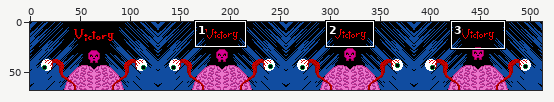
Sprite sheet -- data/textures/ui_art/victory_cutscene.png. The first picture is a wide view before the edit; the outline marks the close-up.
Close-up. Before the edit:
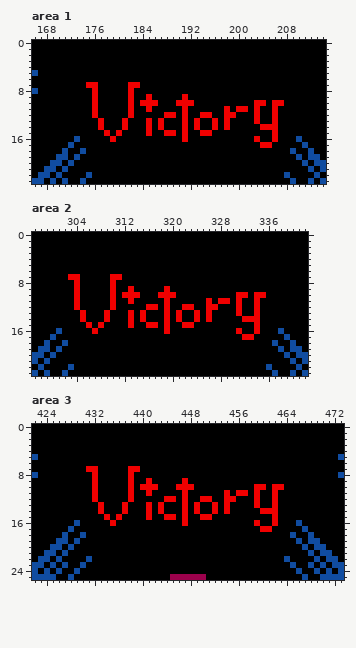
The file is 512x68 pixels. Shown: area 1: x 166..214, y 0..23; area 2: x 297..342, y 0..23; area 3: x 422..473, y 0..25. The commit also changed other parts of the picture, which this record leaves out.
New version:
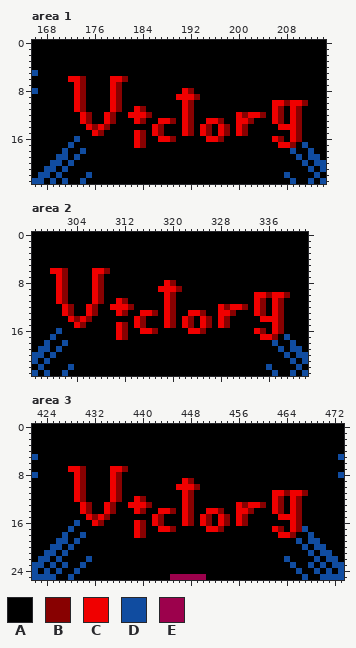
Palette (. is transparent): A #000000  B #880101  C #f00000  D #104ca0  E #9c014c
Diff:
--- area 1
@@ x 166..214 @@
  5 DAAAAAAAAAAAAAAAAAAAAAAAAAAAAAAAAAAAAAAAAAAAAAAAA
- 6 AAAAAAAAAAAAAAAAAAAAAAAAAAAAAAAAAAAAAAAAAAAAAAAAA
- 7 AAAAAAAAACCAAAAACCAAAAAAAAAAAAAAAAAAAAAAAAAAAAAAA
- 8 DAAAAAAAAACAAAAACAAAAAAAAAAAAAAAAAAAAAAAAAAAAAAAA
- 9 AAAAAAAAAACAAAAACAACAAAAACAAAAAAAAAAAAAAAAAAAAAAA
-10 AAAAAAAAAACAAAAACACCCAAACCCAAAAAAAAAACCACCAAAAAAA
-11 AAAAAAAAAACAAAAACAACAAAAACAAAAAACACCACAACAAAAAAAA
-12 AAAAAAAAAACAAAAACAAAAACCACAACCAACCAAACAACAAAAAAAA
-13 AAAAAAAAAAACAAACAAACACAAACACAACACAAAACAACAAAAAAAA
-14 AAAAAAAAAAACAAACAAACACAAACACAACACAAAAACCCAAAAAAAA
-15 AAAAAAAAAAAACACAAAACAACCACAACCAAAAAAAAAACAAAAAAAA
-16 AAAAAAADAAAAACAAAAAAAAAAACAAAAAAAAAAACAACAAADAAAA
-17 AAAAAADAAAAAAAAAAAAAAAAAAAAAAAAAAAAAAACCAAAAADAAA
+ 6 AAAAAACCBAAAACCBAAAAAAAAAAAAAAAAAAAAAAAAAAAAAAAAA
+ 7 AAAAAAACBAAAACBAAAAAAAAAAAAAAAAAAAAAAAAAAAAAAAAAA
+ 8 DAAAAAACBAAAACBAAAAAAAAAACBAAAAAAAAAAAAAAAAAAAAAA
+ 9 AAAAAAACBAAAACBAAAAAAAAACCCBAAAAAAAAAAAAAAAAAAAAA
+10 AAAAAAACBAAAACBAAAAAAAAAACBAAAAAAAAAAAAACCBCCBAAA
+11 AAAAAAACBAAAACBAACBAAAAAACBAAAAAAAAAAAAACBACBAAAA
+12 AAAAAAAACBAACBAACCCBAAAAACBAAAAAAACBCCBACBACBAAAA
+13 AAAAAAAACBAACBAAACBAACCBACBAACCBAACCBAAACBACBAAAA
+14 AAAAAAAAACBCBAAAAAAACBAAACBACBACBACBAAAAACCCBAAAA
+15 AAAAAAAAAACBAAAAACBACBAAACBACBACBACBAAAAAAACBAAAA
+16 AAAAAAADAAAAAAAAACBAACCBAAAAACCBAAAAAAAACBACBAAAA
+17 AAAAAADAAAAAAAAAACBAAAAAAAAAAAAAAAAAAAAAACCBADAAA
 18 AAAAADAADAAAAAAAAAAAAAAAAAAAAAAAAAAAAAAAAAADAADAA
--- area 2
@@ x 297..342 @@
  5 AAAAAAAAAAAAAAAAAAAAAAAAAAAAAAAAAAAAAAAAAAAAAA
- 6 AAAAAAAAAAAAAAAAAAAAAAAAAAAAAAAAAAAAAAAAAAAAAA
- 7 AAAAAACCAAAAACCAAAAAAAAAAAAAAAAAAAAAAAAAAAAAAA
- 8 AAAAAAACAAAAACAAAAAAAAAAAAAAAAAAAAAAAAAAAAAAAA
- 9 AAAAAAACAAAAACAACAAAAACAAAAAAAAAAAAAAAAAAAAAAA
-10 AAAAAAACAAAAACACCCAAACCCAAAAAAAAAACCACCAAAAAAA
-11 AAAAAAACAAAAACAACAAAAACAAAAAACACCACAACAAAAAAAA
-12 AAAAAAACAAAAACAAAAACCACAACCAACCAAACAACAAAAAAAA
-13 AAAAAAAACAAACAAACACAAACACAACACAAAACAACAAAAAAAA
-14 AAAAAAAACAAACAAACACAAACACAACACAAAAACCCAAAAAAAA
-15 AAAAAAAAACACAAAACAACCACAACCAAAAAAAAAACAAAAAAAA
-16 AAAADAAAAACAAAAAAAAAAACAAAAAAAAAAACAACAAADAAAA
-17 AAADAAAAAAAAAAAAAAAAAAAAAAAAAAAAAAACCAAAAADAAA
+ 6 AAACCBAAAACCBAAAAAAAAAAAAAAAAAAAAAAAAAAAAAAAAA
+ 7 AAAACBAAAACBAAAAAAAAAAAAAAAAAAAAAAAAAAAAAAAAAA
+ 8 AAAACBAAAACBAAAAAAAAAACBAAAAAAAAAAAAAAAAAAAAAA
+ 9 AAAACBAAAACBAAAAAAAAACCCBAAAAAAAAAAAAAAAAAAAAA
+10 AAAACBAAAACBAAAAAAAAAACBAAAAAAAAAAAAACCBCCBAAA
+11 AAAACBAAAACBAACBAAAAAACBAAAAAAAAAAAAACBACBAAAA
+12 AAAAACBAACBAACCCBAAAAACBAAAAAAACBCCBACBACBAAAA
+13 AAAAACBAACBAAACBAACCBACBAACCBAACCBAAACBACBAAAA
+14 AAAAAACBCBAAAAAAACBAAACBACBACBACBAAAAACCCBAAAA
+15 AAAAAAACBAAAAACBACBAAACBACBACBACBAAAAAAACBAAAA
+16 AAAADAAAAAAAAACBAACCBAAAAACCBAAAAAAAACBACBAAAA
+17 AAADAAAAAAAAAACBAAAAAAAAAAAAAAAAAAAAAACCBADAAA
 18 AADAADAAAAAAAAAAAAAAAAAAAAAAAAAAAAAAAAAADAADAA
--- area 3
@@ x 422..473 @@
  6 AAAAAAAAAAAAAAAAAAAAAAAAAAAAAAAAAAAAAAAAAAAAAAAAAAAA
- 7 AAAAAAAAACCAAAAACCAAAAAAAAAAAAAAAAAAAAAAAAAAAAAAAAAA
- 8 DAAAAAAAAACAAAAACAAAAAAAAAAAAAAAAAAAAAAAAAAAAAAAAAAD
- 9 AAAAAAAAAACAAAAACAACAAAAACAAAAAAAAAAAAAAAAAAAAAAAAAA
-10 AAAAAAAAAACAAAAACACCCAAACCCAAAAAAAAAACCACCAAAAAAAAAA
-11 AAAAAAAAAACAAAAACAACAAAAACAAAAAACACCACAACAAAAAAAAAAA
-12 AAAAAAAAAACAAAAACAAAAACCACAACCAACCAAACAACAAAAAAAAAAA
-13 AAAAAAAAAAACAAACAAACACAAACACAACACAAAACAACAAAAAAAAAAA
-14 AAAAAAAAAAACAAACAAACACAAACACAACACAAAAACCCAAAAAAAAAAA
-15 AAAAAAAAAAAACACAAAACAACCACAACCAAAAAAAAAACAAAAAAAAAAA
-16 AAAAAAADAAAAACAAAAAAAAAAACAAAAAAAAAAACAACAAADAAAAAAA
-17 AAAAAADAAAAAAAAAAAAAAAAAAAAAAAAAAAAAAACCAAAAADAAAAAA
-18 AAAAADAADAAAAAAAAAAAAAAAAAAAAAAAAAAAAAAAAAADAADAAAAA
+ 7 AAAAAACCBAAAACCBAAAAAAAAAAAAAAAAAAAAAAAAAAAAAAAAAAAA
+ 8 DAAAAAACBAAAACBAAAAAAAAAAAAAAAAAAAAAAAAAAAAAAAAAAAAD
+ 9 AAAAAAACBAAAACBAAAAAAAAAACBAAAAAAAAAAAAAAAAAAAAAAAAA
+10 AAAAAAACBAAAACBAAAAAAAAACCCBAAAAAAAAAAAAAAAAAAAAAAAA
+11 AAAAAAACBAAAACBAAAAAAAAAACBAAAAAAAAAAAAACCBCCBAAAAAA
+12 AAAAAAACBAAAACBAACBAAAAAACBAAAAAAAAAAAAACBACBAAAAAAA
+13 AAAAAAAACBAACBAACCCBAAAAACBAAAAAAACBCCBACBACBAAAAAAA
+14 AAAAAAAACBAACBAAACBAACCBACBAACCBAACCBAAACBACBAAAAAAA
+15 AAAAAAAAACBCBAAAAAAACBAAACBACBACBACBAAAAACCCBAAAAAAA
+16 AAAAAAADAACBAAAAACBACBAAACBACBACBACBAAAAAAACBAAAAAAA
+17 AAAAAADAAAAAAAAAACBAACCBAAAAACCBAAAAAAAACBACBDAAAAAA
+18 AAAAADAADAAAAAAAACBAAAAAAAAAAAAAAAAAAAAAACCBAADAAAAA
 19 AAAADDADAAAAAAAAAAAAAAAAAAAAAAAAAAAAAAAAAAAADADDAAAA
Pixel boxes of the changes (left, top, right, bottom) in both close-ups:
changed: (68, 76, 308, 148)
changed: (50, 268, 290, 340)
changed: (68, 466, 308, 538)
